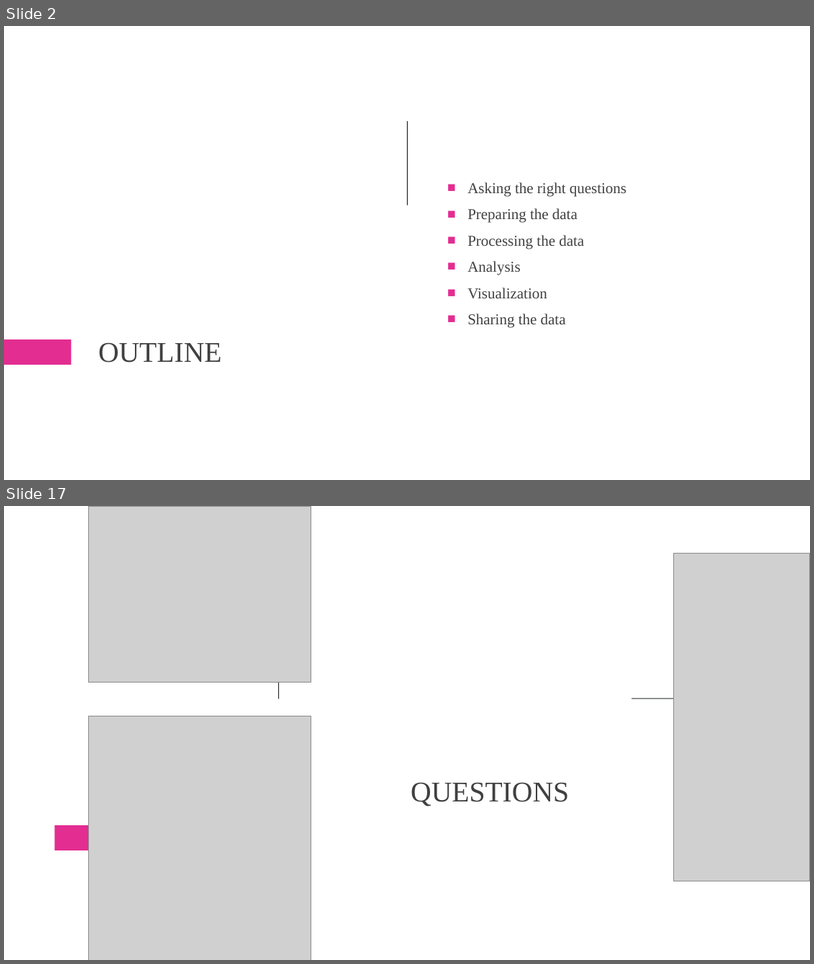
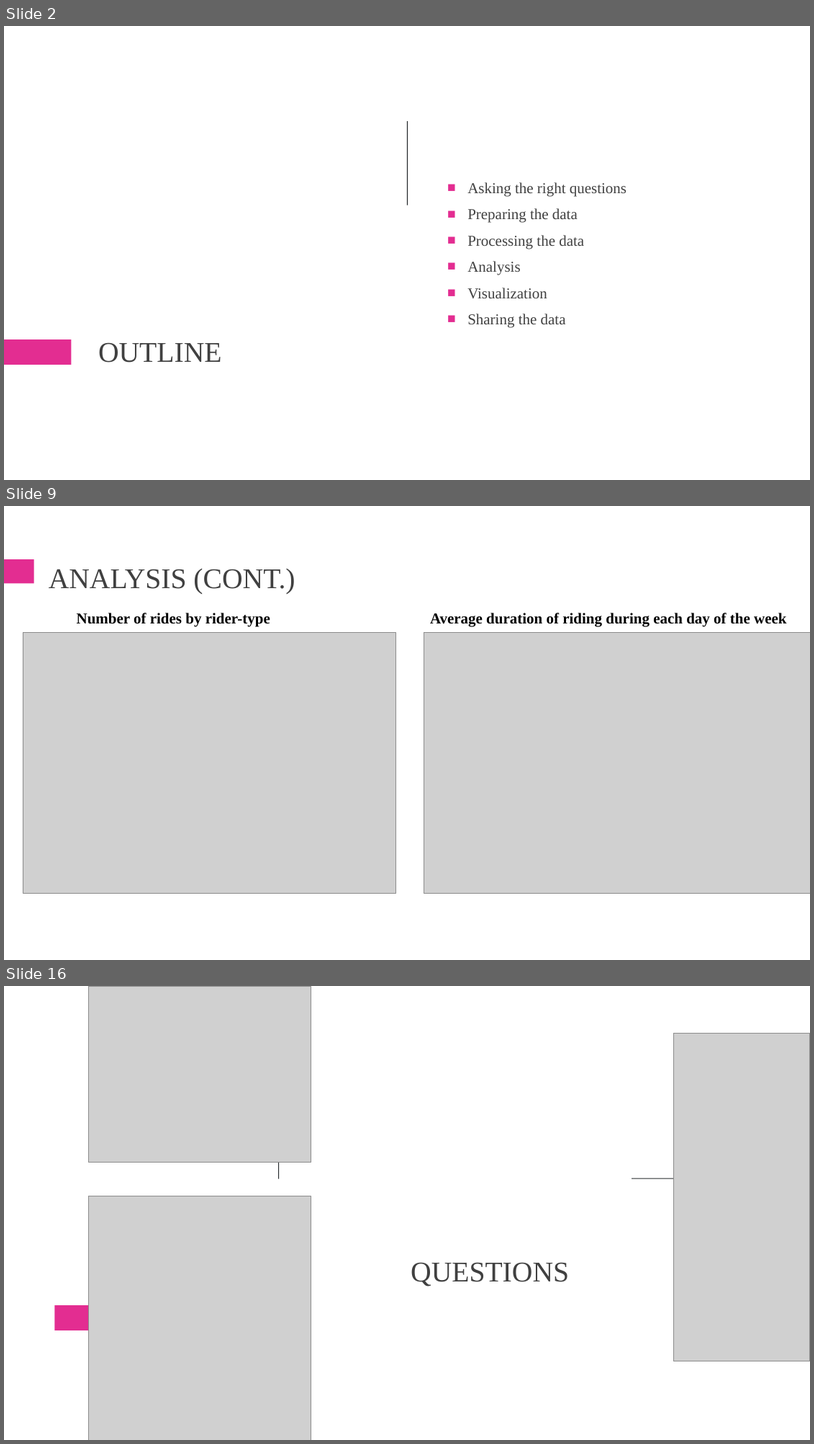
Before and after one commit to MuhammadOwais766/Google_Case_Study, a slide deck: Case_Study_Presentation.pptx. Shown one above the other, each under a label of ours: slides 2 and 17 before the commit, slides 2, 9 and 16 after it; the slides between them are not shown. The pictures are 814x964 and 814x1444 pixels, drawn with LibreOffice and Linux fonts; fonts in the diff are those of the drawing; grey boxes stand for pictures. Boxes give left, top, right and bottom in pixels: in the first picture for what was removed or moved away, otherwise in the second. Text is boxed around its words. In the diff, an @@ line names an element or a change of style, - is before the commit and + after.

```diff
--- a/Case_Study_Presentation.pptx
+++ b/Case_Study_Presentation.pptx
@@ slide 9 added at [4,506,810,960], background #FFFFFF @@
@@ rectangle added at [4,559,34,584], fill #E32D91 @@
@@ title added at [49,569,295,594], 34 pt, text #404040 @@
+ANALYSIS (CONT.)
@@ text added at [77,613,270,627], 18 pt, text #000000, bold @@
+Number of rides by rider-type
@@ text added at [430,613,787,627], 18 pt, text #000000, bold @@
+Average duration of riding during each day of the week
@@ picture added at [23,633,396,893] @@
@@ picture added at [424,633,810,893] @@
@@ what was slide 17 is now slide 16 @@
```
Also in this commit, not shown: 4 slides changed, 10 other slides added, 12 slides removed, 8 other files.
